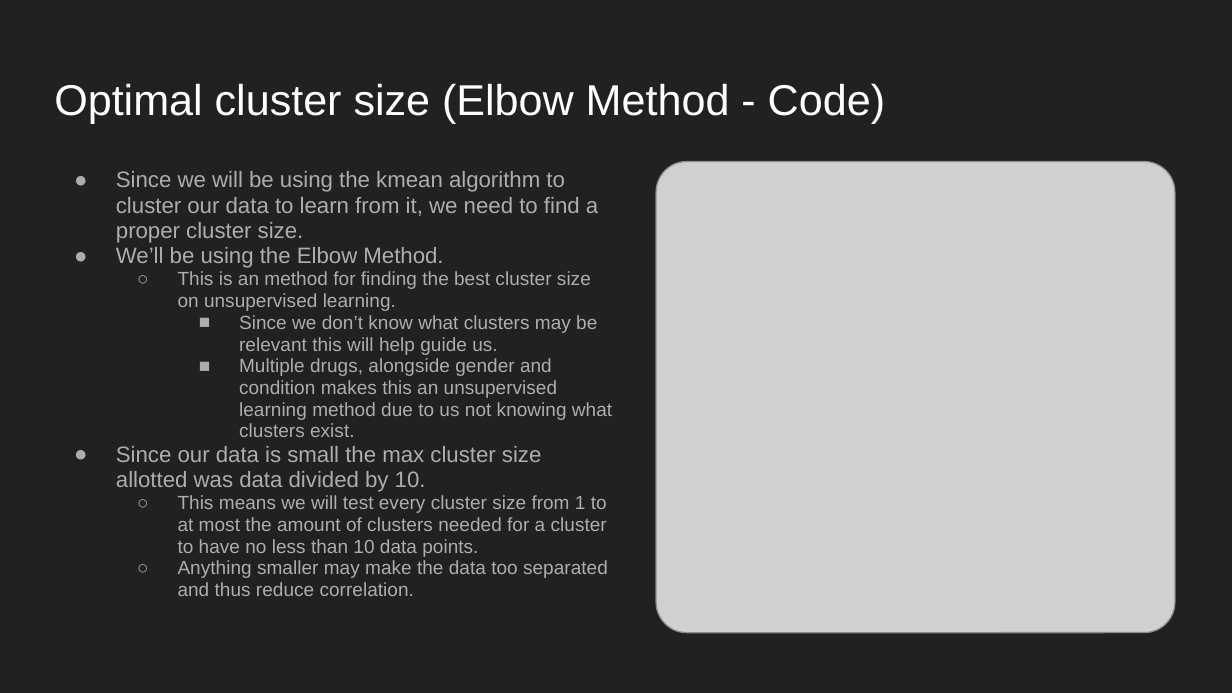
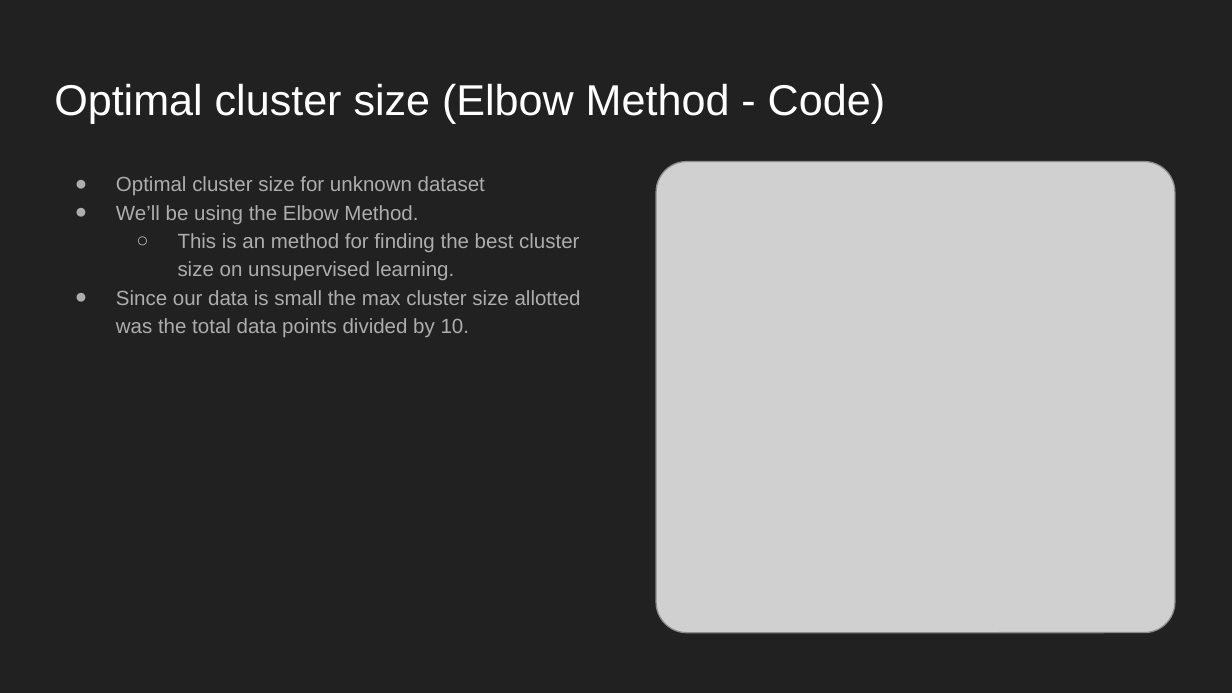
Before and after one commit to CountDer3k/Homework-AIH-2025, a slide deck: slide 9 of HW4 (Self Learning)/Self-Learning Tutorial.pptx. Drawn at 1232x693 pixels with LibreOffice and Linux fonts; fonts in the diff are those of the drawing; grey boxes stand for pictures. Boxes give left, top, right and bottom in pixels: in the first picture for what was removed or moved away, otherwise in the second. Text is boxed around its words. In the diff, an @@ line names an element or a change of style, - is before the commit and + after.

Commit message:
Updated powerpoint

```diff
--- a/HW4 (Self Learning)/Self-Learning Tutorial.pptx
+++ b/HW4 (Self Learning)/Self-Learning Tutorial.pptx
@@ text at [116, 176, 485, 195]: text changed; size 12.9 to 12 pt @@
-● Since we will be using the kmean algorithm to cluster our data to learn from it, we need to find a proper cluster size.
+● Optimal cluster size for unknown dataset
@@ text at [116, 205, 579, 280]: size 12.9 to 12 pt in "We’ll be using the Elbow Method."; size 11.1 to 12 pt in "This is an method for finding the ..."; indent changed; line spacing 0.95 to 1.15 @@
@@ text at [116, 290, 581, 337]: text changed; size 11.1 to 12 pt @@
-    ■ Since we don’t know what clusters may be relevant this will help guide us.
-    ■ Multiple drugs, alongside gender and condition makes this an unsupervised learning method due to us not knowing what clusters exist.
-● Since our data is small the max cluster size allotted was data divided by 10.
-  ○ This means we will test every cluster size from 1 to at most the amount of clusters needed for a cluster to have no less than 10 data points.
-  ○ Anything smaller may make the data too separated and thus reduce correlation.
+● Since our data is small the max cluster size allotted was the total data points divided by 10.
```
Also in this commit, not shown: 12 other slides changed.
